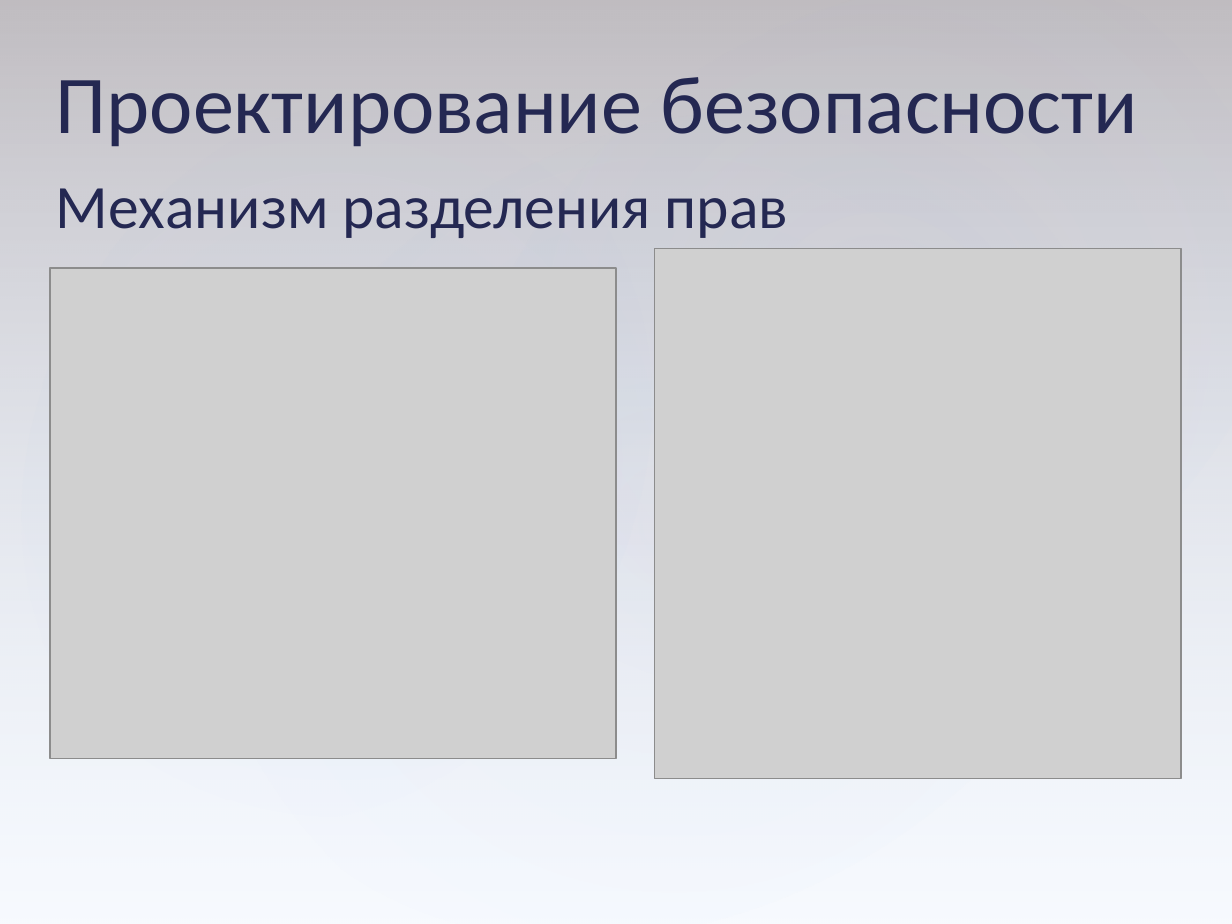
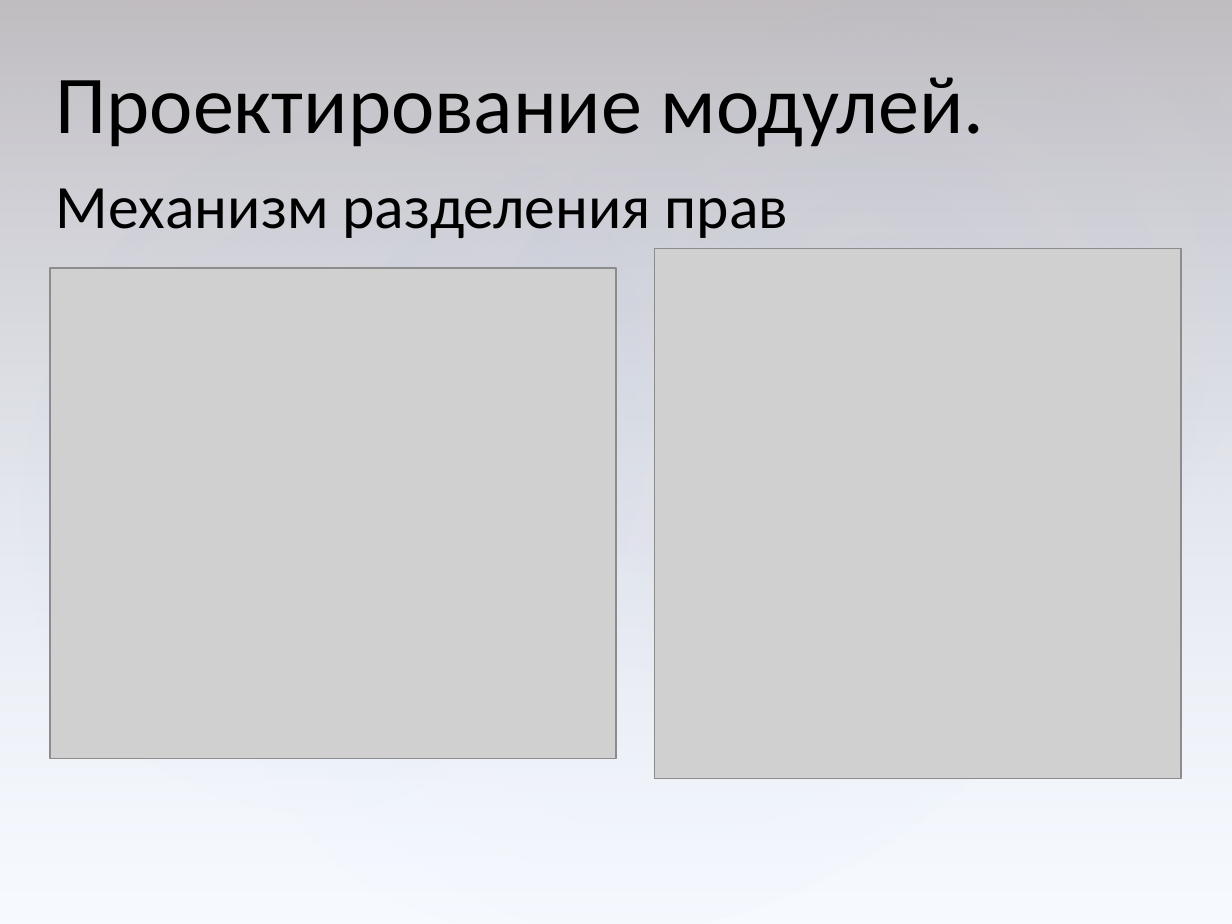
Before and after one commit to serpikovs/in40, a slide deck: slide 26 of !docs/common.pptx (slide 33 before the commit). Drawn at 1232x924 pixels with LibreOffice and Linux fonts; fonts in the diff are those of the drawing; grey boxes stand for pictures. Boxes give left, top, right and bottom in pixels: in the first picture for what was removed or moved away, otherwise in the second. Text is boxed around its words. In the diff, an @@ line names an element or a change of style, - is before the commit and + after.

```diff
--- a/!docs/common.pptx
+++ b/!docs/common.pptx
@@ text at <box>56,77,985,147</box>: text changed; text colour #242852 to #000000 @@
-Проектирование безопасности
+Проектирование модулей.
@@ text "Механизм разделения прав" at <box>56,188,788,238</box>: text colour #242852 to #000000 @@
```
Also in this commit, not shown: 27 other slides changed, 7 slides removed.
